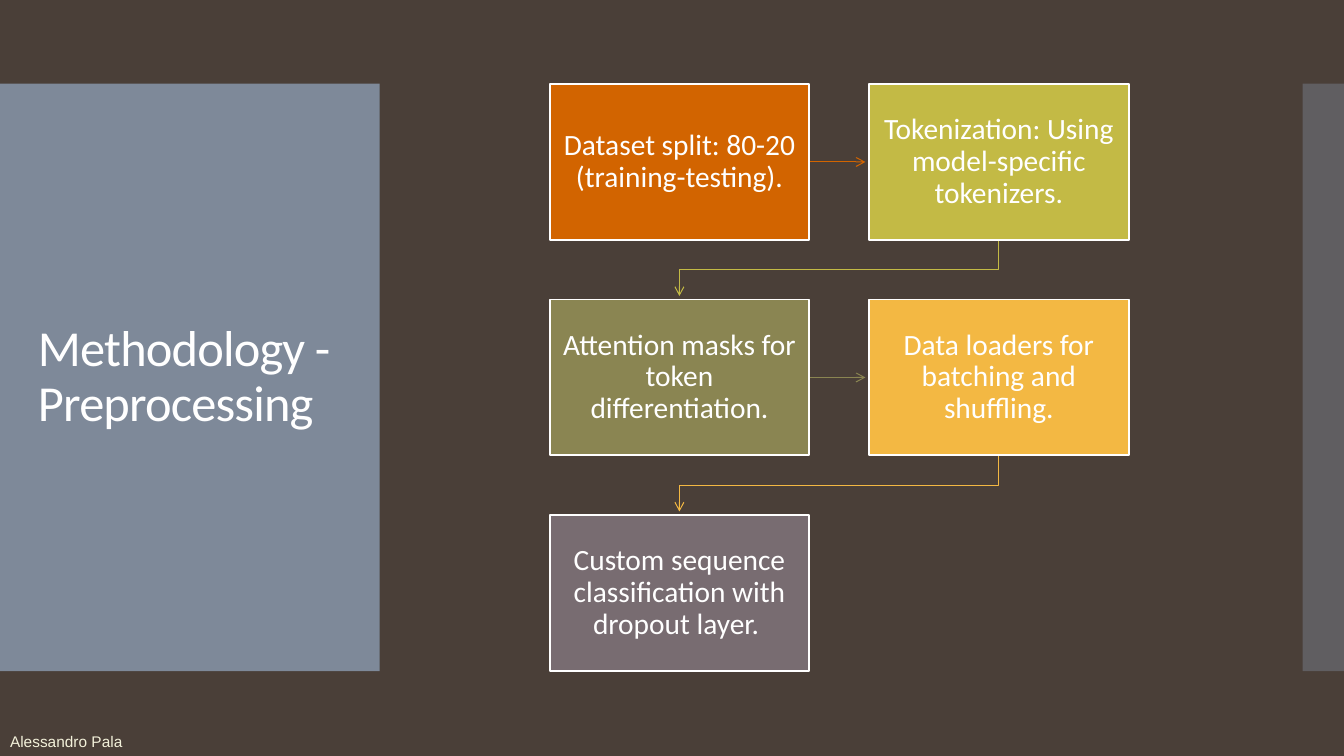
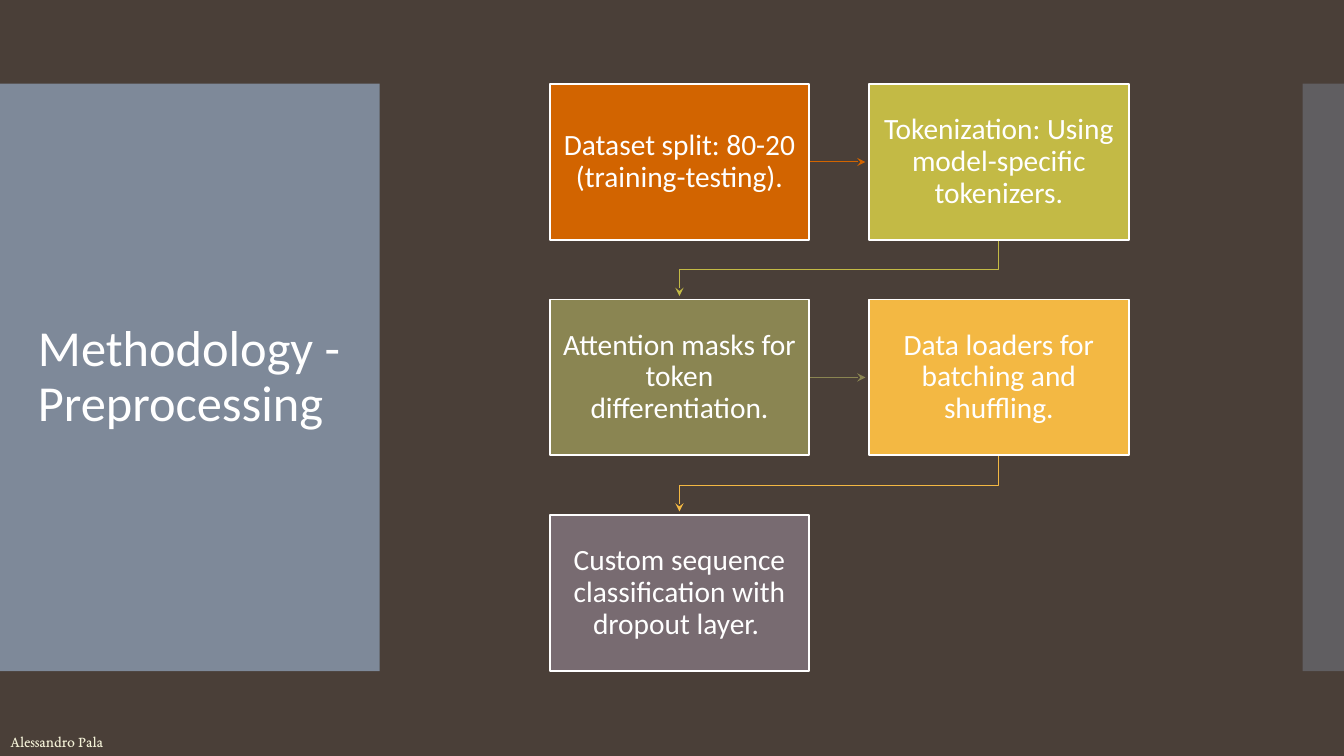
Before and after one commit to Aiecco/BERT-Based-Classification-of-Populist-Discourse, a slide deck: slide 6 of Binary Classification of Populist Speech.pptx (slide 7 before the commit). Drawn at 1344x756 pixels with LibreOffice and Linux fonts; fonts in the diff are those of the drawing. Boxes give left, top, right and bottom in pixels: in the first picture for what was removed or moved away, otherwise in the second. Text is boxed around its words. In the diff, an @@ line names an element or a change of style, - is before the commit and + after.

```diff
--- a/Binary Classification of Populist Speech.pptx
+++ b/Binary Classification of Populist Speech.pptx
@@ title "Methodology - Preprocessing" at (38, 331, 323, 430): letter spacing -0.6 to 0 pt @@
@@ text "Alessandro Pala" at (10, 736, 103, 747): font Arial to EB Garamond, text colour #F3F1DA to #F3F1D7 @@
```
Also in this commit, not shown: 12 other slides changed.
